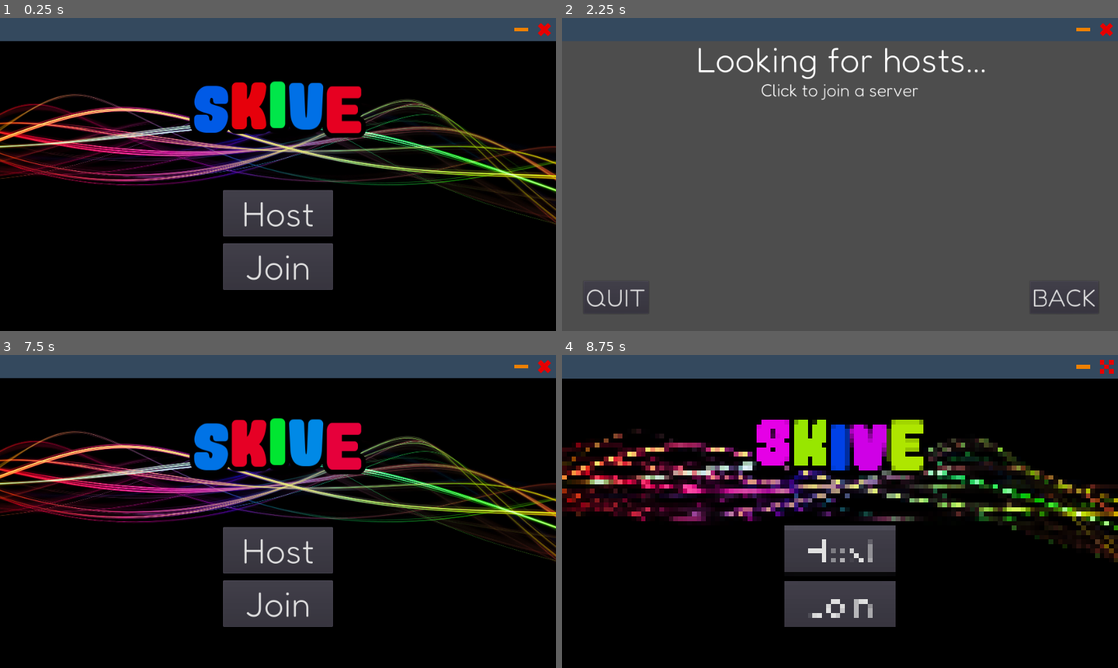
Above: before the commit, frames 1-4 (two rows, left to right).
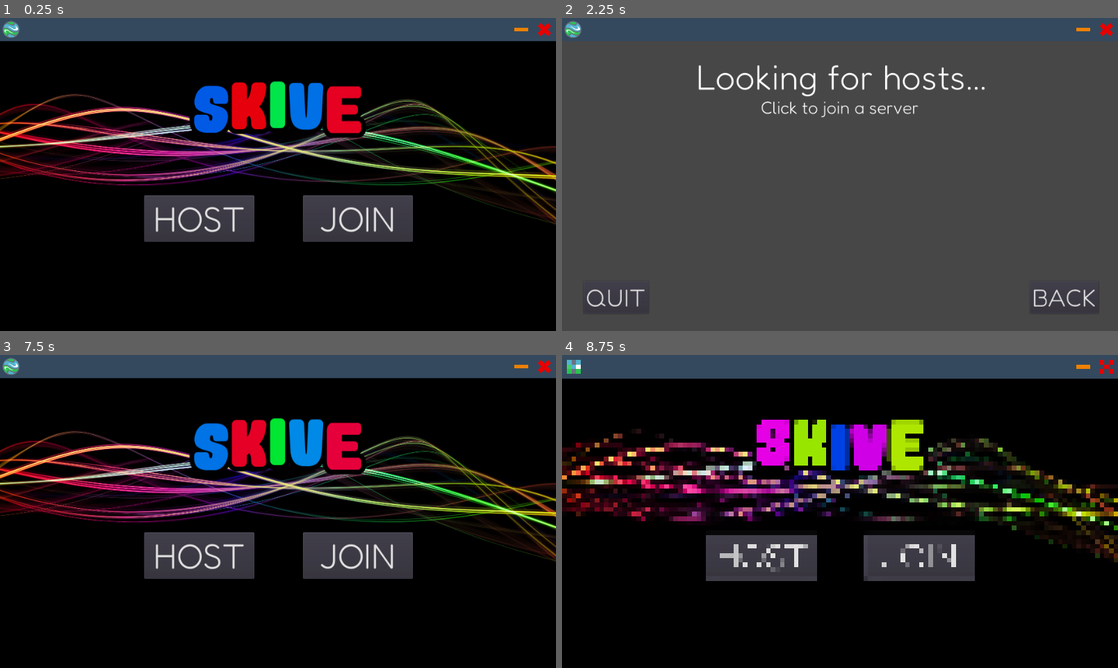
Above: after the commit, the same moments.

Repository: RitleDev/Skive
Game: Godot game, scene res://Assets/Scenes/SceneManager.tscn
The game is run twice, just before and just after one commit, with the same random seed, the same clock (stepped at 60 frames per second) and the same inputs.
Inputs (mouse positions are in pixels of both pictures, inside the frame that each line leads up to):
- Up to frame 1 (0.25 s): no input
- Up to frame 2 (2.25 s): click "Host" (after the commit: "HOST") at 0.5 s; click "BACK" at 1.25 s; click "Join" (after the commit: "JOIN") at 2 s
- Up to frame 3 (7.5 s): click (11, 367) at 2.77 s; click (522, 367) at 3.5 s; click (522, 367) at 4.25 s; click (11, 367) at 5.02 s; click (522, 367) at 5.75 s; click (11, 367) at 6.52 s; click "BACK" at 7.25 s
- Up to frame 4 (8.75 s): drag from (840, 367) to (895, 442) at 8.02 s

The runs differ from the first frame. In frame 1, 9.2% of the frame differs, in the area x 0-75%, y 0-87%; in frame 2, 2.4%; in frame 3, 9.2%; in frame 4, 9.4%, in the area x 0-75%, y 1-87%.

Commit message:
Fixed UI bugs and also improved it.
- Improved app border, and changed Main menu layout.
- Fixed host console reloading scene -> text print bug to console. (Some letters aren't rendering)

Diff:
--- a/Assets/Scenes/Main.tscn
+++ b/Assets/Scenes/Main.tscn
@@ -23,26 +23,26 @@
 anchor_top = 0.426
 anchor_right = 0.599
 anchor_bottom = 0.574
-margin_left = 0.039978
-margin_top = 66.96
-margin_right = -0.0400391
-margin_bottom = 67.04
+margin_left = -135.96
+margin_top = 75.96
+margin_right = -136.04
+margin_bottom = 76.04
 rect_pivot_offset = Vector2( 154, 64 )
 custom_fonts/font = ExtResource( 5 )
-text = "Host"
+text = "HOST"
 
 [node name="ClientButton" type="Button" parent="NetworkSetup"]
 anchor_left = 0.401
 anchor_top = 0.596
 anchor_right = 0.599
 anchor_bottom = 0.744
-margin_left = 0.0400085
-margin_top = 67.16
-margin_right = -0.039978
-margin_bottom = 67.24
+margin_left = 138.04
+margin_top = -15.84
+margin_right = 137.96
+margin_bottom = -15.76
 rect_pivot_offset = Vector2( 154, 64 )
 custom_fonts/font = ExtResource( 5 )
-text = "Join"
+text = "JOIN"
 clip_text = true
 
 [node name="Title" type="RichTextLabel" parent="NetworkSetup"]
--- a/Assets/Scenes/SceneManager.tscn
+++ b/Assets/Scenes/SceneManager.tscn
@@ -11,6 +11,8 @@
 [ext_resource path="res://Assets/Photos/MinimizedNormal.png" type="Texture" id=9]
 [ext_resource path="res://Assets/Photos/MinimizedHover.png" type="Texture" id=10]
 [ext_resource path="res://Assets/Scenes/MinimizeButton.gd" type="Script" id=11]
+[ext_resource path="res://Skive_logo_temp.png" type="Texture" id=12]
+[ext_resource path="res://Assets/Scenes/SkiveButton.gd" type="Script" id=13]
 
 [sub_resource type="StyleBoxTexture" id=1]
 texture = ExtResource( 4 )
@@ -39,6 +41,16 @@
 [sub_resource type="StyleBoxTexture" id=8]
 texture = ExtResource( 9 )
 region_rect = Rect2( 0, 0, 1387, 1387 )
+
+[sub_resource type="StyleBoxEmpty" id=9]
+
+[sub_resource type="StyleBoxEmpty" id=10]
+
+[sub_resource type="StyleBoxEmpty" id=11]
+
+[sub_resource type="StyleBoxEmpty" id=12]
+
+[sub_resource type="StyleBoxEmpty" id=13]
 
 [node name="SceneManager" type="Node"]
 script = ExtResource( 1 )
@@ -85,5 +97,20 @@
 custom_styles/normal = SubResource( 8 )
 script = ExtResource( 11 )
 
+[node name="SkiveButton" type="Button" parent="TitleBar"]
+margin_left = 4.0
+margin_top = 4.0
+margin_right = 216.0
+margin_bottom = 216.0
+rect_scale = Vector2( 0.15, 0.15 )
+custom_styles/hover = SubResource( 9 )
+custom_styles/pressed = SubResource( 10 )
+custom_styles/focus = SubResource( 11 )
+custom_styles/disabled = SubResource( 12 )
+custom_styles/normal = SubResource( 13 )
+icon = ExtResource( 12 )
+script = ExtResource( 13 )
+
 [connection signal="gui_input" from="TitleBar" to="TitleBar" method="_on_TitleBar_gui_input"]
 [connection signal="pressed" from="TitleBar/MinimizeButton" to="TitleBar/MinimizeButton" method="_on_MinimizeButton_pressed"]
+[connection signal="pressed" from="TitleBar/SkiveButton" to="TitleBar/SkiveButton" method="_on_SkiveButton_pressed"]
--- a/Assets/Scenes/SearchHosts.tscn
+++ b/Assets/Scenes/SearchHosts.tscn
@@ -35,9 +35,9 @@
 anchor_right = 0.5
 anchor_bottom = 0.5
 margin_left = -198.0
-margin_top = -114.0
+margin_top = -84.0
 margin_right = 198.0
-margin_bottom = 255.0
+margin_bottom = 210.0
 size_flags_horizontal = 3
 size_flags_vertical = 3
 scroll_horizontal_enabled = false
@@ -47,7 +47,7 @@
 
 [node name="VBoxContainer" type="VBoxContainer" parent="Control/ScrollContainer"]
 margin_right = 396.0
-margin_bottom = 369.0
+margin_bottom = 294.0
 size_flags_horizontal = 3
 size_flags_vertical = 3
 script = ExtResource( 1 )
@@ -56,9 +56,9 @@
 anchor_left = 0.5
 anchor_right = 0.5
 margin_left = -280.0
-margin_top = 34.0
+margin_top = 64.0
 margin_right = 280.0
-margin_bottom = 110.0
+margin_bottom = 140.0
 custom_fonts/normal_font = ExtResource( 2 )
 text = "  Looking for hosts..."
 
@@ -66,9 +66,9 @@
 anchor_left = 0.5
 anchor_right = 0.5
 margin_left = -137.5
-margin_top = 105.0
+margin_top = 135.0
 margin_right = 137.5
-margin_bottom = 145.0
+margin_bottom = 175.0
 custom_fonts/normal_font = ExtResource( 3 )
 text = "Click to join a server"
 
--- /dev/null
+++ b/Assets/Scenes/SkiveButton.gd
@@ -0,0 +1,5 @@
+extends Node
+
+
+func _on_SkiveButton_pressed():
+	OS.shell_open('https://github.com/RitleHub/Skive')
--- a/Assets/Scripts/HostNet.gd
+++ b/Assets/Scripts/HostNet.gd
@@ -3,7 +3,6 @@
 # Audio
 var effect: AudioEffectCapture
 var playback: AudioStreamPlayback = null
-var recording
 var is_recording = false
 var audio_id: int = 1  # Count audio messages sent TODO: make it not infinty
 var current_sound: PoolVector2Array
@@ -70,12 +69,13 @@
 			continue
 		subnet_mask = s.split('Subnet Mask')[1].split(': ')[1].split('\n')[0]
 		host_ip = s.split('  IPv4 Address')[1].split(': ')[1].split('\n')[0]
-		print('Host ip: ' + host_ip)
-		add_line('Hosting on: ' + host_ip)
+
+	print('Host ip: ' + host_ip)
+	add_line('Hosting on: ' + host_ip)
 
 	# Setting up prefix (only if connectd + firewall is off):
 	prefix = get_prefix(host_ip, subnet_mask)
-	Server_init()
+	server()  # Start the server
 	$RichTextLabel.bbcode_text = '[center]Hosting on ' + host_ip + '[/center]'
 
 
@@ -85,12 +85,22 @@
 	var status = socketUDP.listen(SERVER_PORT, '*') # host_ip
 	if status == 0:
 		print('Server listen OK')
-		add_line('Server Started!')
+		var line = 'Server started!'
+		add_line(line)
 	else:
 		print('Server listen failed, error code: ', status)
 		add_line('Server faild to start.')
 		return
 	server_runnning = true
+
+	# Letting the server record.
+	var idx = AudioServer.get_bus_index("Record")
+	effect = AudioServer.get_bus_effect(idx,1)
+	# Setting playback stream
+	playback = $AudioStreamPlayer.get_stream_playback()
+	$AudioStreamPlayer.play()
+	#effect.set_recording_active(true)
+	is_recording = true
 
 
 func server_protocol(args):
@@ -194,19 +204,6 @@
 	else: return 'FAIL#0'.to_ascii()
 
 
-# Starts a server on button click
-func Server_init():
-	thread = Thread.new()
-	thread.start(self, 'server')
-	var idx = AudioServer.get_bus_index("Record")
-	effect = AudioServer.get_bus_effect(idx,1)
-	# Setting playback stream
-	playback = $AudioStreamPlayer.get_stream_playback()
-	$AudioStreamPlayer.play()
-	#effect.set_recording_active(true)
-	is_recording = true
-
-
 func get_network_ips(prefix: String):
 	# Gets all networks valid server ips (arping)
 	var ip_lst = []
@@ -274,7 +271,7 @@
 
 func _on_SendAudioTimer_timeout():
 	if is_recording and server_runnning:
-		recording = effect.get_buffer(effect.get_frames_available())
+		var recording = effect.get_buffer(effect.get_frames_available())
 		effect.clear_buffer()
 		# Getting file ready to send in network. (using json & gzip)
 		var js_rec = String(recording)
@@ -416,10 +413,10 @@
 
 func add_line(text: String):
 	text_locker.lock()
-	$Console.text +=  text + '\n'
+	$Console.text +=  text + '\r\n'
 	var current_line = $Console.get_line_count()
 	if current_line > 7:  # Erasing the top line.
-		var txt = $Console.text.split('\n')
+		var txt = $Console.text.split('\r\n')
 		$Console.text = $Console.text.substr(txt[0].length() + 1, -1)
 	#$Console.scroll_vertical = current_line
 	text_locker.unlock()
--- a/project.godot
+++ b/project.godot
@@ -86,5 +86,5 @@
 quality/intended_usage/framebuffer_allocation=0
 quality/shadows/filter_mode=0
 quality/reflections/texture_array_reflections=false
-environment/default_clear_color=Color( 0.301961, 0.301961, 0.301961, 1 )
+environment/default_clear_color=Color( 0.278431, 0.278431, 0.278431, 1 )
 environment/default_environment="res://default_env.tres"
Not shown: 1 places in Assets/Scenes/SceneManager.tscn that only renumber resources
